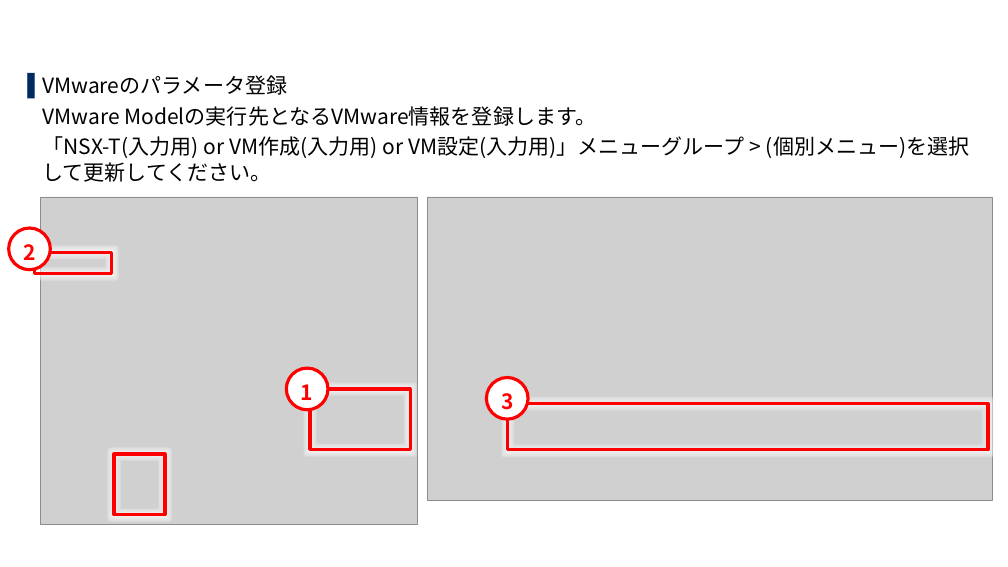
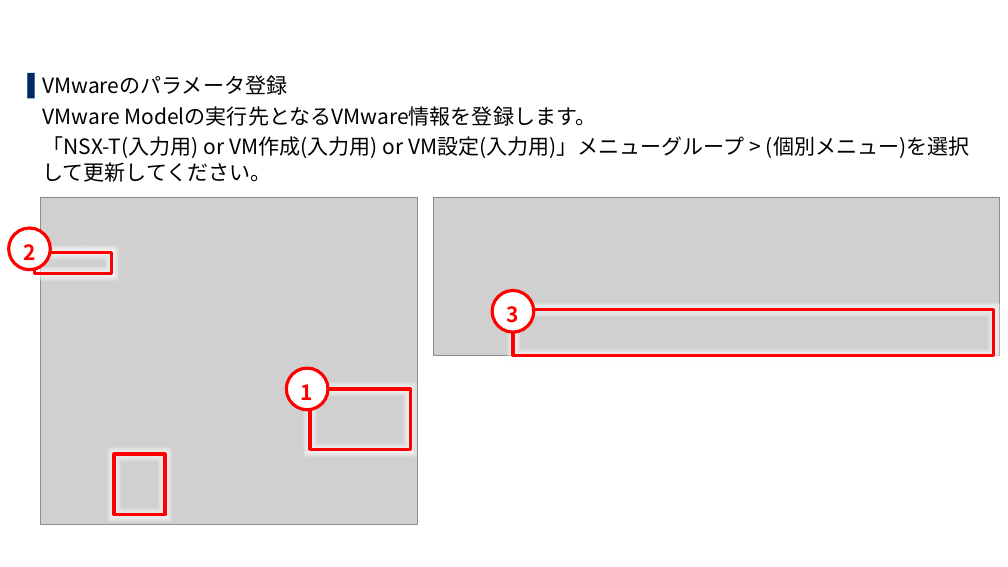
Before and after one commit to exastro-suite/SettingSamples-VMware, a slide deck: slide 18 of docs/setting-samples-vmware-install_ja.pptx. Drawn at 1008x567 pixels with LibreOffice and Linux fonts; fonts in the diff are those of the drawing; grey boxes stand for pictures; background and template pictures are left out. Boxes give left, top, right and bottom in pixels: in the first picture for what was removed or moved away, otherwise in the second. Text is boxed around its words. In the diff, an @@ line names an element or a change of style, - is before the commit and + after.

```diff
--- a/docs/setting-samples-vmware-install_ja.pptx
+++ b/docs/setting-samples-vmware-install_ja.pptx
@@ picture: place and size @@
-picture at (428,197,992,500)
+picture at (433,197,1000,355)
@@ ellipse "3": place and size @@
-ellipse "3" at (486,377,528,419)
+ellipse "3" at (492,290,534,332)
@@ rectangle: place and size @@
-rectangle at (507,404,988,450)
+rectangle at (513,309,994,355)
```
Also in this commit, not shown: 3 other slides changed, 1 other file.
